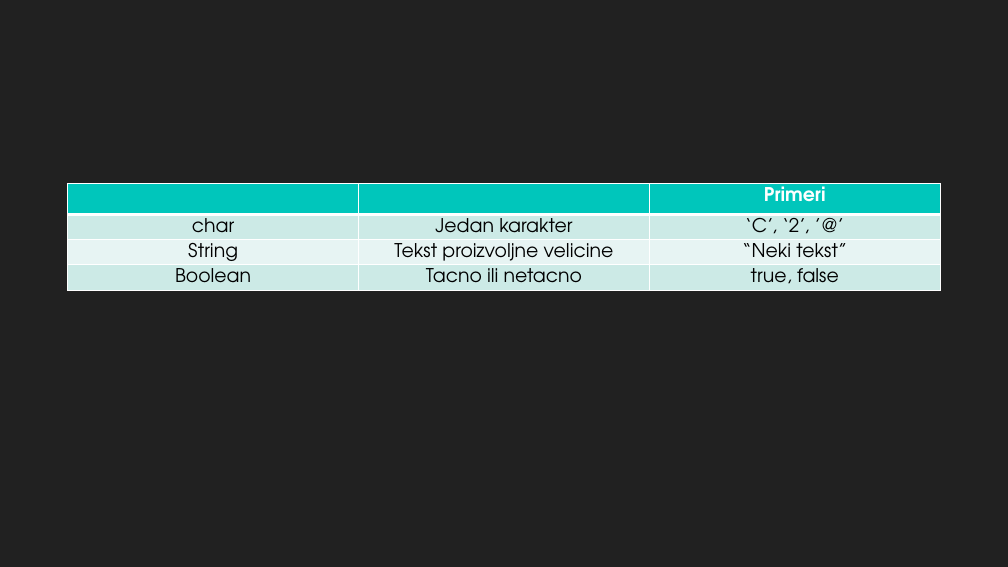
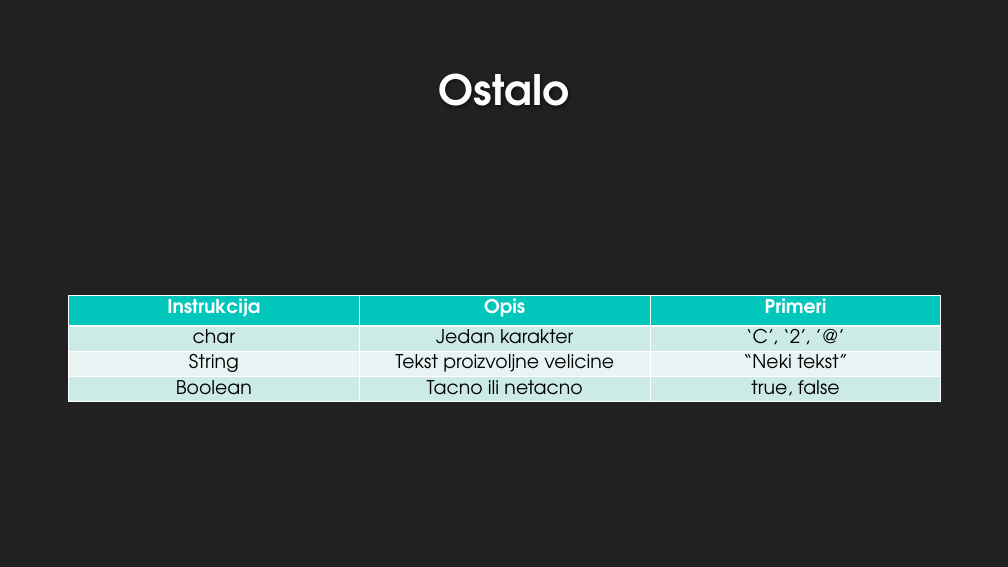
Before and after one commit to ivan95603/Blok2018, a slide deck: slide 7 of JAVA.pptx (slide 6 before the commit). Drawn at 1008x567 pixels with LibreOffice and Linux fonts; fonts in the diff are those of the drawing; background and template pictures are left out. Boxes give left, top, right and bottom in pixels: in the first picture for what was removed or moved away, otherwise in the second. Text is boxed around its words. In the diff, an @@ line names an element or a change of style, - is before the commit and + after.

```diff
--- a/JAVA.pptx
+++ b/JAVA.pptx
@@ title added at [439, 73, 570, 106], 40 pt, text #FEFEFE, bold @@
+Ostalo
@@ table at [69, 296, 942, 417] @@
-row 1, column 1: 
+row 1, column 1: Instrukcija
-row 1, column 2: 
+row 1, column 2: Opis
@@ table: place and size @@
-table at [68, 184, 941, 306]
+table at [69, 296, 942, 417]
```
Also in this commit, not shown: 6 other slides changed, 5 slides added, 6 other files.
